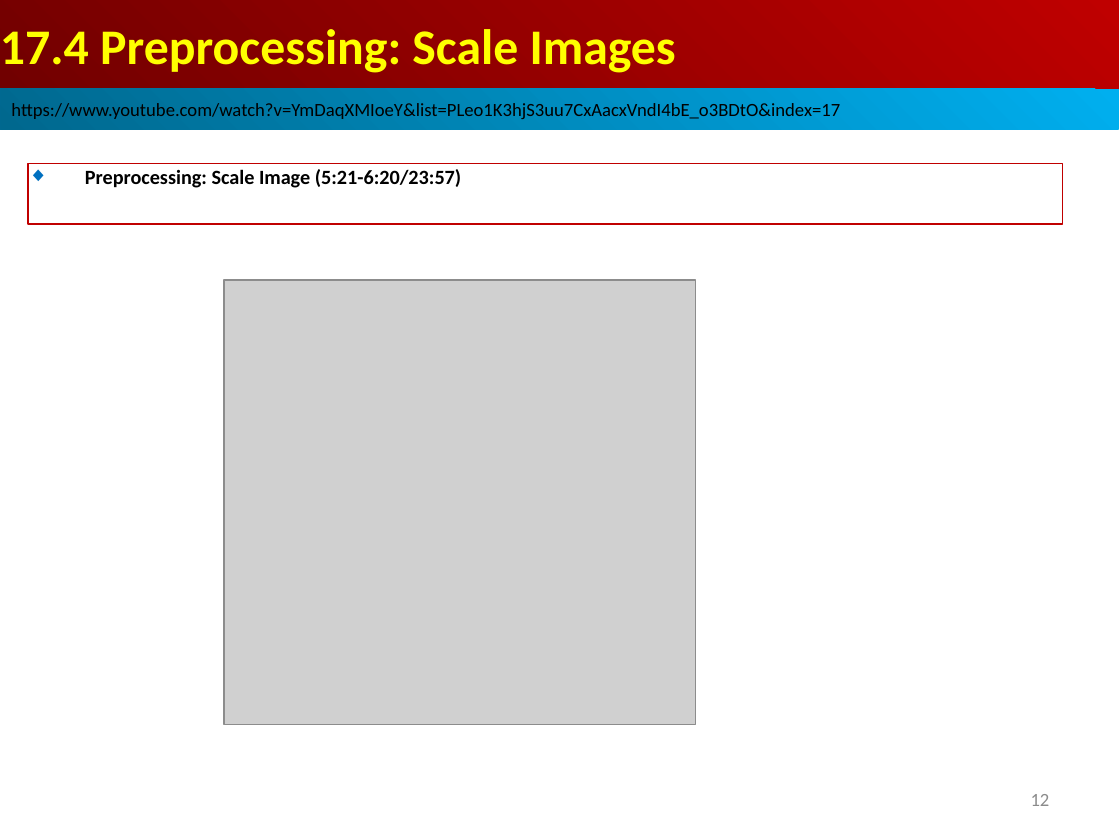
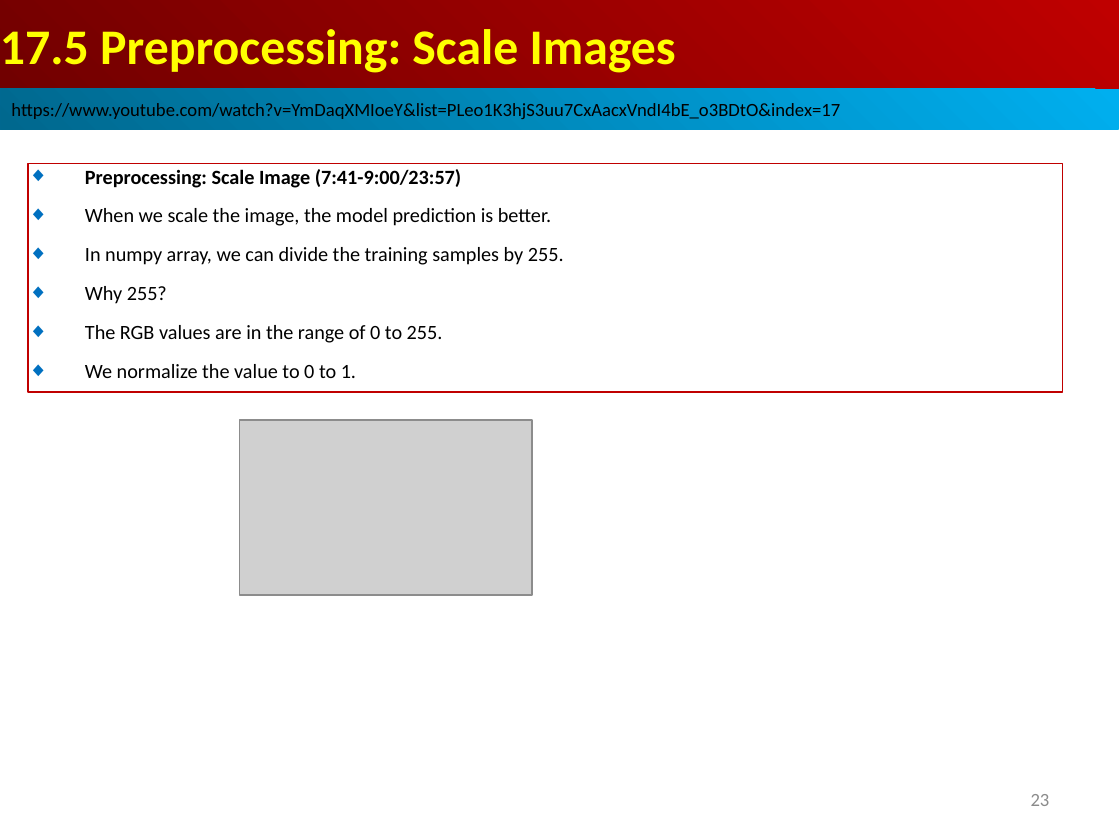
Before and after one commit to peterhchen/AIU_CS512_DL, a slide deck: slide 23 of 000_Lecture_Project/week07/01_Lecture/17_BM.ppt (slide 12 before the commit). Drawn at 1120x840 pixels with LibreOffice and Linux fonts; fonts in the diff are those of the drawing; grey boxes stand for pictures. Boxes give left, top, right and bottom in pixels: in the first picture for what was removed or moved away, otherwise in the second. Text is boxed around its words. In the diff, an @@ line names an element or a change of style, - is before the commit and + after.

```diff
--- a/000_Lecture_Project/week07/01_Lecture/17_BM.ppt
+++ b/000_Lecture_Project/week07/01_Lecture/17_BM.ppt
@@ text in rectangle at <box>0,29,676,73</box>: text changed @@
-17.4 Preprocessing: Scale Images
+17.5 Preprocessing: Scale Images
@@ rectangle removed at <box>28,164,1063,224</box> @@
-◆ Preprocessing: Scale Image (5:21-6:20/23:57)
@@ rectangle added at <box>28,164,1063,392</box>, outline #C00000 0.74 pt, 13 pt, text #000000 @@
+◆ Preprocessing: Scale Image (7:41-9:00/23:57)
+◆ When we scale the image, the model prediction is better.
+◆ In numpy array, we can divide the training samples by 255.
+◆ Why 255?
+◆ The RGB values are in the range of 0 to 255.
+◆ We normalize the value to 0 to 1.
@@ picture: place and size @@
-picture at <box>224,280,696,725</box>
+picture at <box>240,420,532,595</box>
@@ page number at <box>1031,794,1050,806</box>: text changed @@
-12
+23
```
Also in this commit, not shown: 24 other slides changed, 15 slides added.
